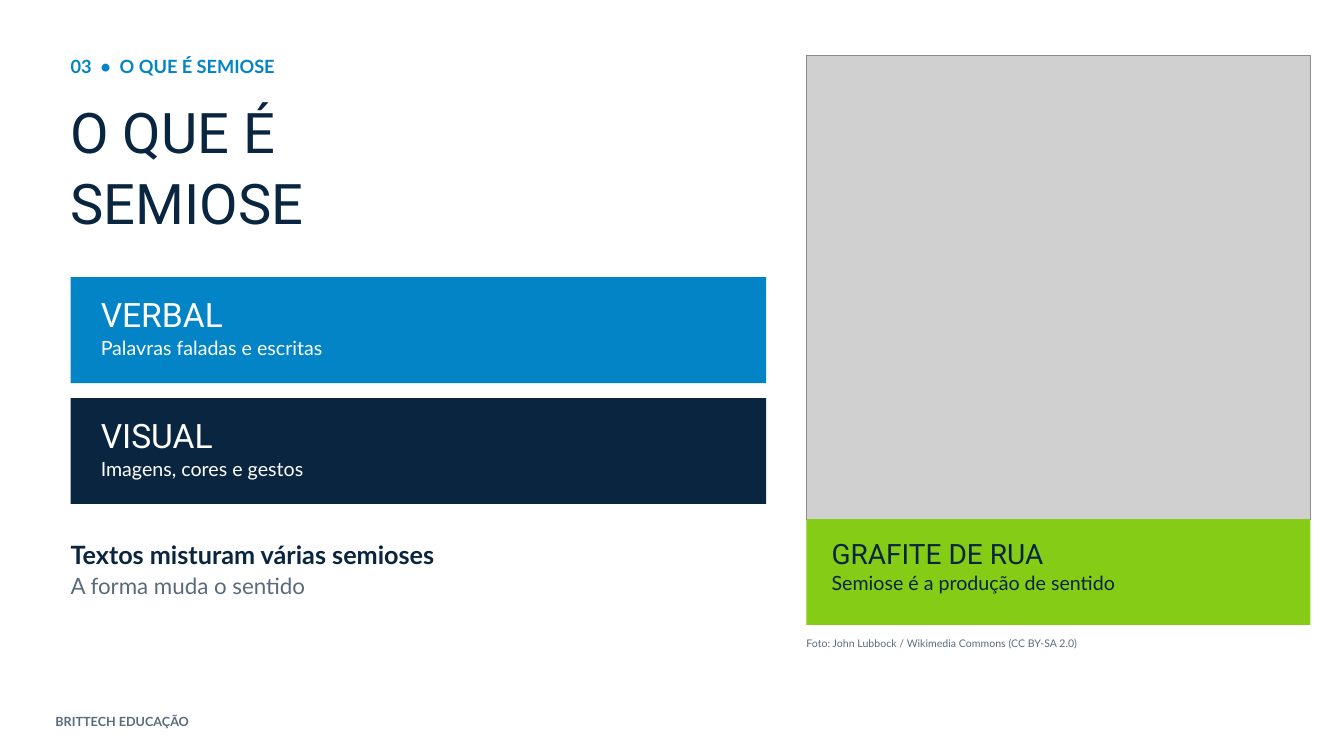
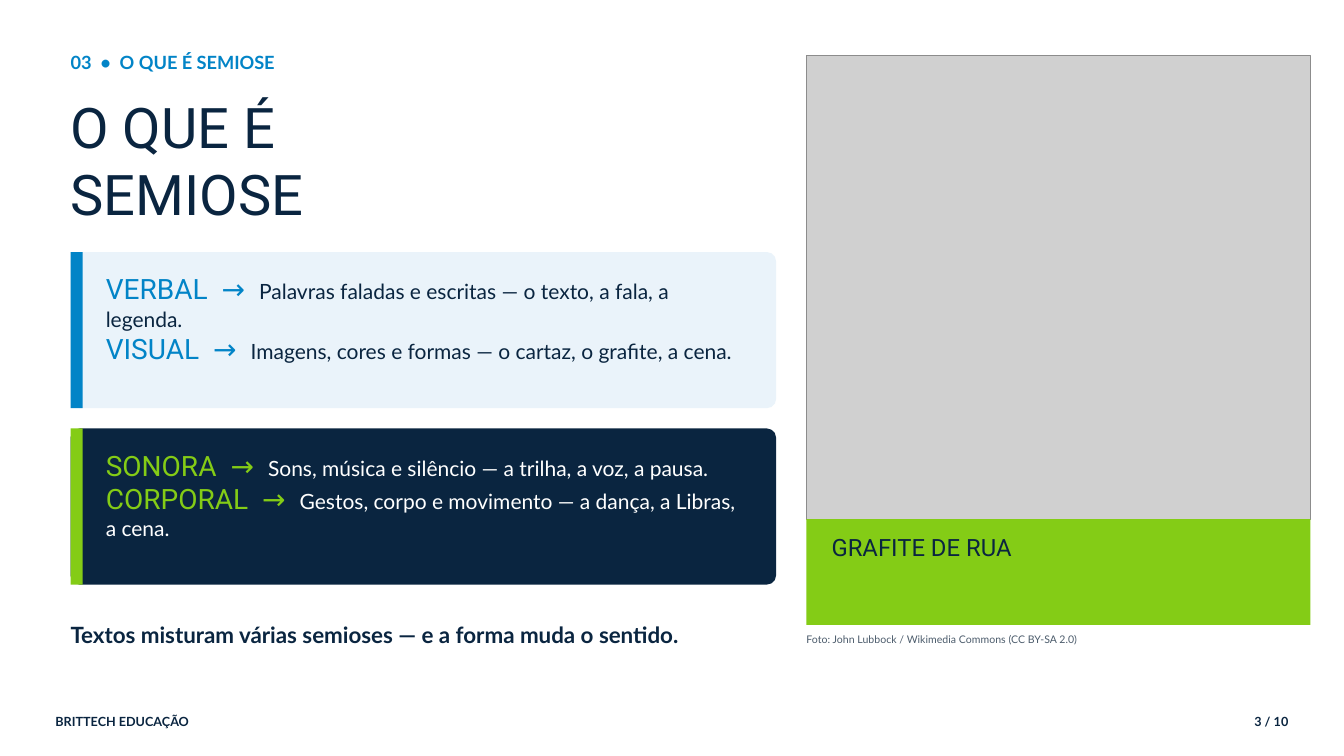
Before and after one commit to thiagollipe-web/brittech-educacao-aulas, a slide deck: slide 3 of ensino-medio/lingua-portuguesa-1serie-linguagens-semioses.pptx. Drawn at 1344x756 pixels with LibreOffice and Linux fonts; fonts in the diff are those of the drawing; grey boxes stand for pictures. Boxes give left, top, right and bottom in pixels: in the first picture for what was removed or moved away, otherwise in the second. Text is boxed around its words. In the diff, an @@ line names an element or a change of style, - is before the commit and + after.

```diff
--- a/ensino-medio/lingua-portuguesa-1serie-linguagens-semioses.pptx
+++ b/ensino-medio/lingua-portuguesa-1serie-linguagens-semioses.pptx
@@ text "03 • O QUE É ..." at bbox=[71, 54, 275, 72]: line spacing 1 to 1.05; less space between paragraphs @@
@@ text "O QUE É" at bbox=[71, 97, 303, 216]: line spacing 1.02 to 1; less space between paragraphs @@
@@ rounded rectangle added at bbox=[71, 252, 776, 408], fill #EAF3FA @@
@@ rectangle added at bbox=[71, 252, 83, 408], fill #0284C7 @@
@@ rectangle removed at bbox=[71, 277, 766, 383] @@
@@ text at bbox=[106, 279, 732, 363]: text changed; size 14 to 15 pt; text colour #FFFFFF to #0A2540 @@
-VERBAL
-Palavras faladas e escritas
+VERBAL → Palavras faladas e escritas — o texto, a fala, a legenda.
+VISUAL → Imagens, cores e formas — o cartaz, o grafite, a cena.
@@ rectangle removed at bbox=[71, 398, 766, 504] @@
@@ rounded rectangle added at bbox=[71, 429, 776, 585], fill #0A2540 @@
@@ rectangle added at bbox=[71, 429, 83, 585], fill #84CC16 @@
@@ text removed at bbox=[101, 423, 304, 480] @@
-VISUAL
-Imagens, cores e gestos
@@ text added at bbox=[106, 456, 735, 536], 15 pt, text #FFFFFF @@
+SONORA → Sons, música e silêncio — a trilha, a voz, a pausa.
+CORPORAL → Gestos, corpo e movimento — a dança, a Libras, a cena.
@@ text "GRAFITE DE RUA" at bbox=[832, 539, 1011, 556]: size 20 to 17 pt; less space between paragraphs @@
@@ text at bbox=[832, 575, 1115, 594]: paragraph removed @@
-Semiose é a produção de sentido
@@ text at bbox=[71, 626, 678, 643]: text changed; size 18 to 16 pt @@
-Textos misturam várias semioses
-A forma muda o sentido
+Textos misturam várias semioses — e a forma muda o sentido.
@@ text "Foto: John Lubbock / Wikimedia ..." at bbox=[806, 635, 1077, 645]: text colour #5A6B7D to #4B5B6B; line spacing 1 to 1.05; less space between paragraphs @@
@@ text "BRITTECH EDUCAÇÃO" at bbox=[55, 716, 189, 729]: text colour #5A6B7D to #0A2540; line spacing 1 to 1.05; less space between paragraphs @@
@@ text added at bbox=[1254, 716, 1289, 726], 9 pt, text #0A2540, bold @@
+3 / 10
```
Also in this commit, not shown: 3 other slides changed, 6 slides added, 4 slides removed, 4 other files.
